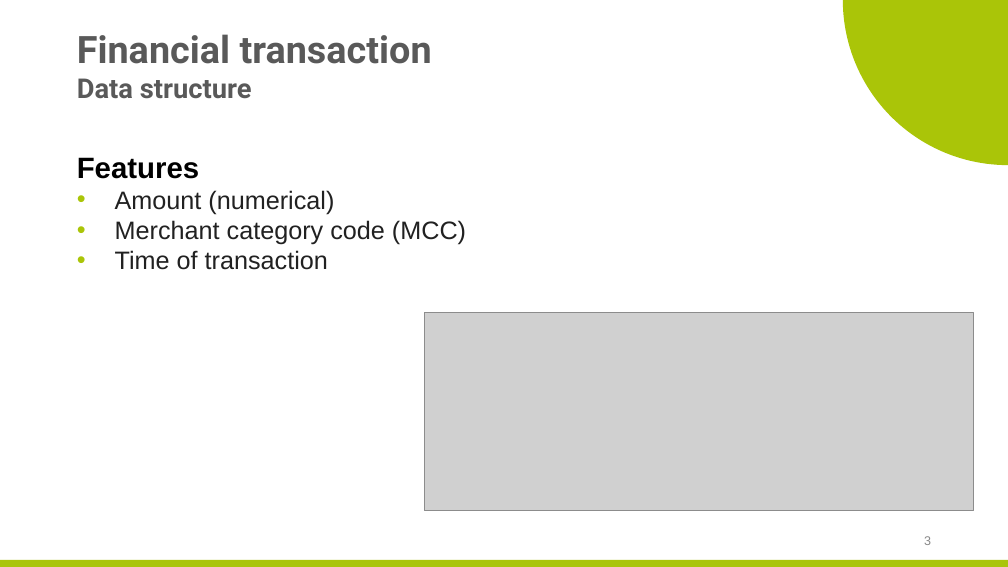
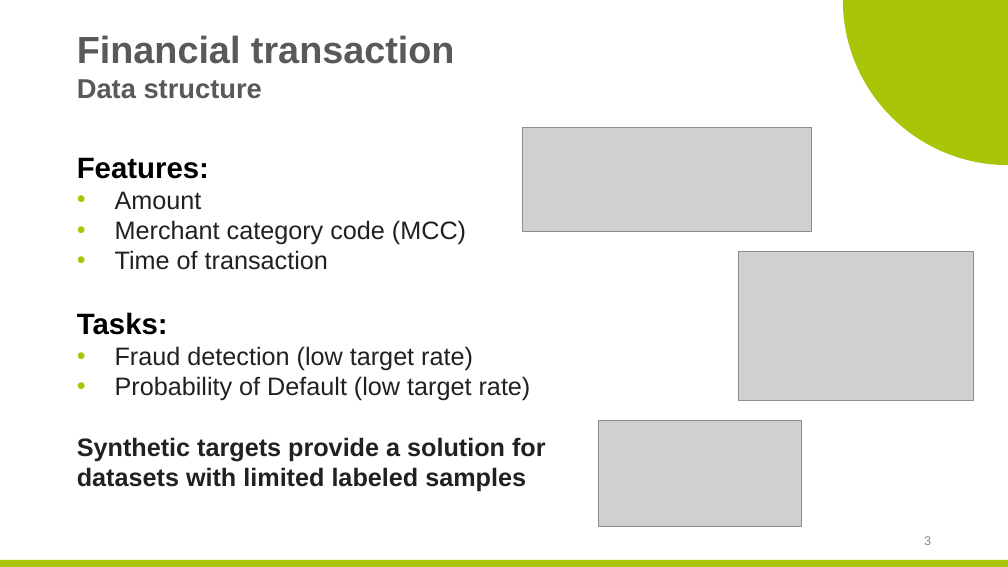
Before and after one commit to zaaabik/hppl_skoltech_project, a slide deck: slide 3 of presentations.pptx. Drawn at 1008x567 pixels with LibreOffice and Linux fonts; fonts in the diff are those of the drawing; grey boxes stand for pictures; background and template pictures are left out. Boxes give left, top, right and bottom in pixels: in the first picture for what was removed or moved away, otherwise in the second. Text is boxed around its words. In the diff, an @@ line names an element or a change of style, - is before the commit and + after.

```diff
--- a/presentations.pptx
+++ b/presentations.pptx
@@ title "Financial transaction Data structure" at [77, 35, 455, 99]: font Roboto to Arial @@
@@ picture: place and size @@
-picture at [424, 312, 974, 511]
+picture at [523, 127, 811, 231]
@@ text at [77, 157, 209, 210]: text changed; size 24 to 28 pt; text colour #212121 to #000000; bold on @@
-Features
-• Amount (numerical)
+Features:
+• Amount
@@ picture added at [738, 252, 973, 401] @@
@@ text at [77, 312, 546, 492]: paragraphs added @@
+Tasks:
+• Fraud detection (low target rate)
+• Probability of Default (low target rate)
+Synthetic targets provide a solution for datasets with limited labeled samples
@@ picture added at [599, 421, 802, 527] @@
```
Also in this commit, not shown: 6 other slides changed, 4 slides added, 3 slides removed, 28 other files.
